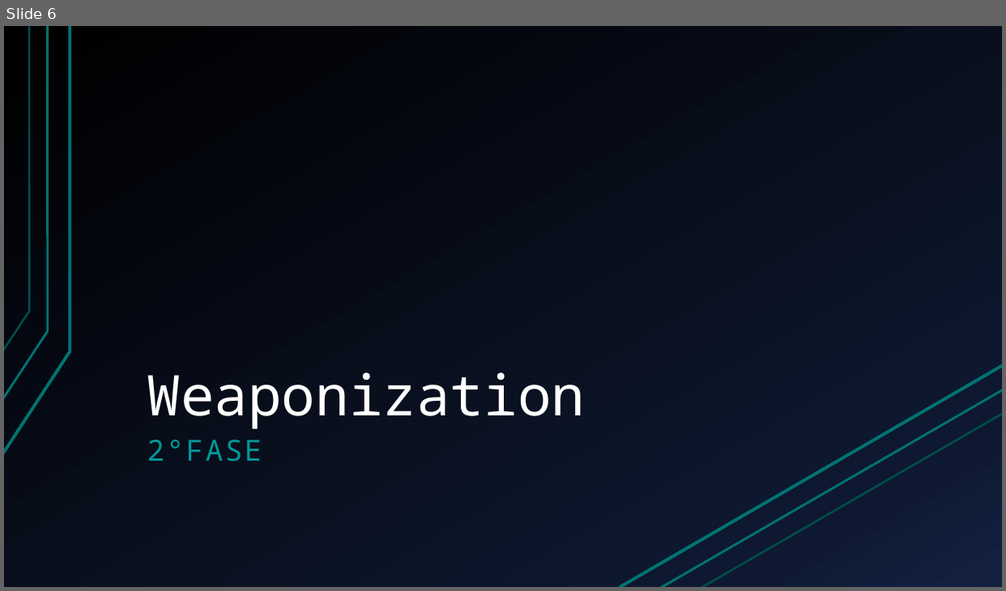
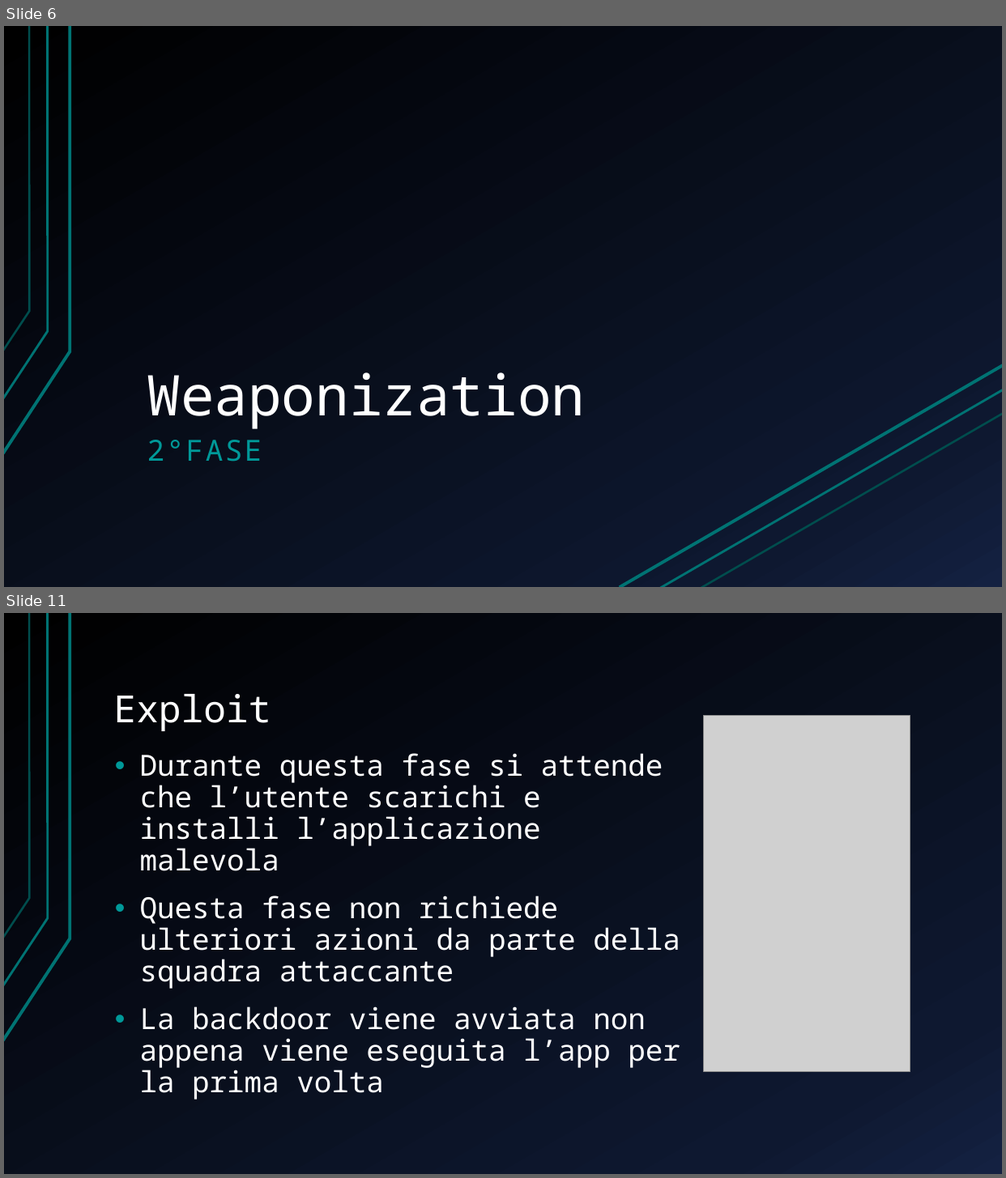
Before and after one commit to espositoandrea/APKBackdoor, a slide deck: Presentazione.pptx. Shown one above the other, each under a label of ours: slide 6 before the commit, slides 6 and 11 after it; the slides between them are not shown. The pictures are 1006x591 and 1006x1178 pixels, drawn with LibreOffice and Linux fonts; fonts in the diff are those of the drawing; grey boxes stand for pictures. Boxes give left, top, right and bottom in pixels: in the first picture for what was removed or moved away, otherwise in the second. Text is boxed around its words. In the diff, an @@ line names an element or a change of style, - is before the commit and + after.

```diff
--- a/Presentazione.pptx
+++ b/Presentazione.pptx
@@ slide 11 added at <box>4,613,1002,1174</box>, background gradient #000000 to #0F1931 to #142242; not listed: 3 template elements that a slide beside it also shows @@
@@ title added at <box>114,694,271,731</box>, 36 pt, text #FFFFFF @@
+Exploit
@@ picture added at <box>703,716,910,1072</box> @@
@@ text added at <box>140,753,680,1068</box>, 28 pt, text #FFFFFF @@
+• Durante questa fase si attende che l’utente scarichi e installi l’applicazione malevola
+• Questa fase non richiede ulteriori azioni da parte della squadra attaccante
+• La backdoor viene avviata non appena viene eseguita l’app per la prima volta
```
Also in this commit, not shown: 4 slides changed, 11 other slides added, 5 slides removed, 1 other file.
